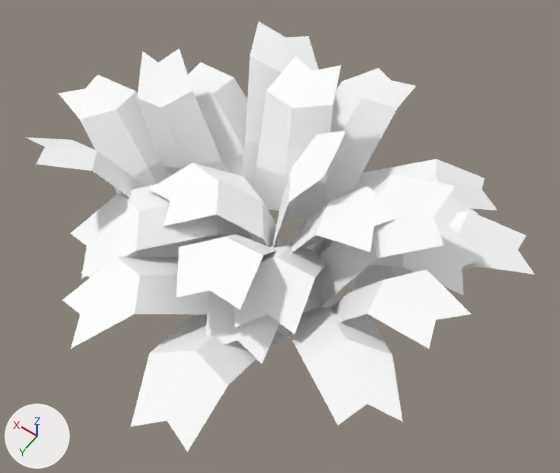
Two versions of the glTF model public/siege/scifi/nature_SM_Plant_Undergrowth_01.gltf, one commit apart.
Before and after are seen from a camera (50 mm lens) standing at (-0.761, 1.1, 1.649) and looking at (-0.057, 0.114, 0.1). Arrows for +X, +Y and +Z are at lower left; the lights stay in place. The first picture is the older version. Where no turn or scale is listed for an object, it has been applied to the vertices.

The older version as bpy lines, for what is in view:
```python
mat_tree = bpy.data.materials.new('Tree')
mat_tree.use_nodes = True; mat_tree.node_tree.nodes.clear()
_N = mat_tree.node_tree.nodes; _L = mat_tree.node_tree.links
n0 = _N.new('ShaderNodeBsdfPrincipled'); n0.name = 'Principled BSDF'
n0.inputs[2].default_value = 1.0  # 'Roughness'
n1 = _N.new('ShaderNodeOutputMaterial'); n1.name = 'Material Output'
n2 = _N.new('ShaderNodeVertexColor'); n2.name = 'Color Attribute'
_L.new(n0.outputs[0], n1.inputs[0])  # 'BSDF' to 'Surface'
_L.new(n2.outputs[0], n0.inputs[0])  # 'Color' to 'Base Color'
me_mesh = bpy.data.meshes.new('Mesh')
me_mesh.from_pydata(...)  # 288 vertices, 288 faces; spans x -0.629..0.718, y -0.528..0.732, z -0.086..0.392
me_mesh.materials.append(mat_tree)
ob_sm_plant_undergrowth_01 = bpy.data.objects.new('SM_Plant_Undergrowth_01', me_mesh)
ob_sm_plant_undergrowth_01.location = (0.0, 0.0, 0.0)
```
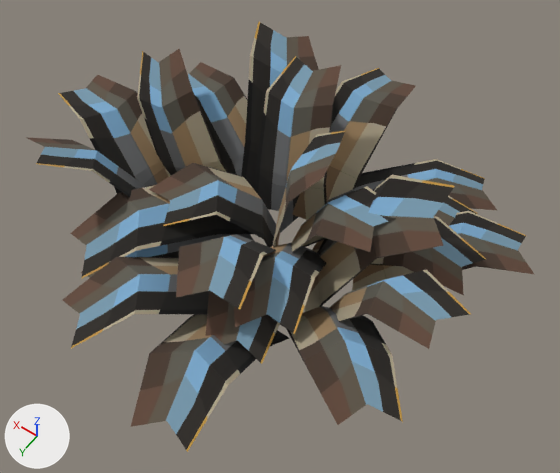
What changed in the scene script:
```text
Add img_polygonnature_04:
    img_polygonnature_04 = load_image('PolygonNature_04', 'PolygonNature_04.webp', 512, 512, 'sRGB')
Change mat_tree:
    add n3 = _N.new('ShaderNodeMix'); n3.name = 'Mix'
    add n3.data_type = 'RGBA'
    add n3.blend_type = 'MULTIPLY'
    add n3.inputs[0].default_value = 1.0  # 'Factor'
    add n4 = _N.new('ShaderNodeTexImage'); n4.name = 'Image Texture'
    add n4.image = img_polygonnature_04
    where n2 = _N.new('ShaderNodeVertexColor'); n2.name = 'Color Attribute'
    where n0 = _N.new('ShaderNodeBsdfPrincipled'); n0.name = 'Principled BSDF'
    remove _L.new(n2.outputs[0], n0.inputs[0])  # 'Color' to 'Base Color'
    add _L.new(n3.outputs[2], n0.inputs[0])  # 'Result' to 'Base Color'
    add _L.new(n2.outputs[0], n3.inputs[7])  # 'Color' to 'B'
    add _L.new(n4.outputs[0], n3.inputs[6])  # 'Color' to 'A'
```

Pixel boxes (x1, y1, x2, y2) of what changed, in the pictures (560 x 473 px):
'SM_Plant_Undergrowth_01', surface changed (darker)
    both: (26, 21, 534, 452)
